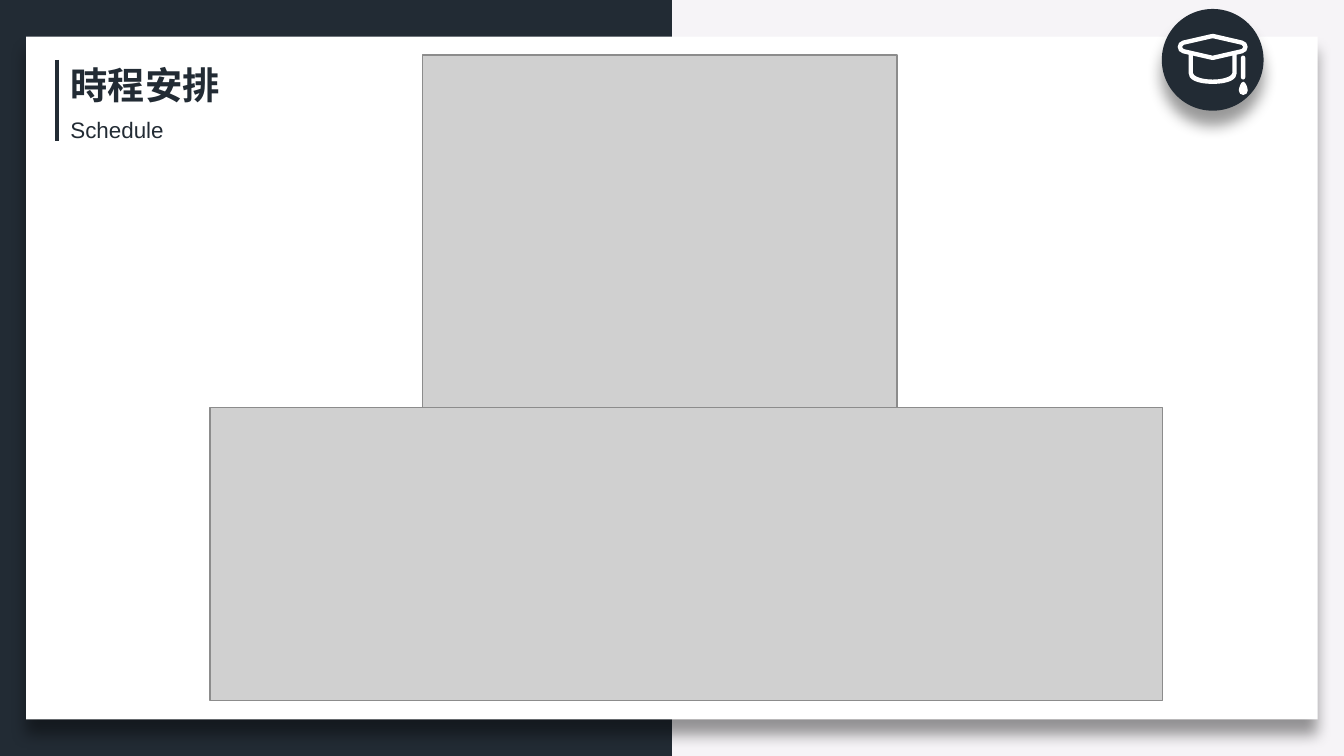
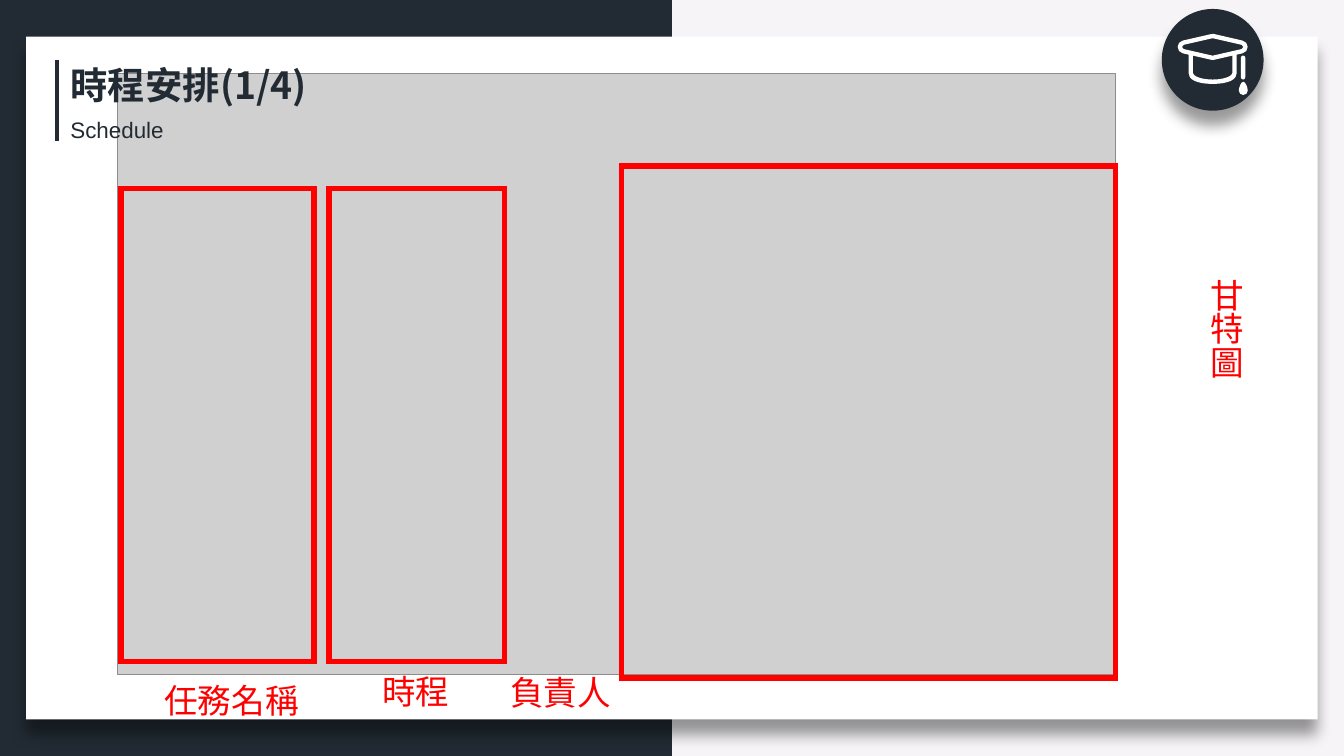
Before and after one commit to Chiang-Jhih-Ciang/108_SM_TEAM1, a slide deck: slide 21 of 0451060_108_SM_TEAM1.pptx (slide 24 before the commit). Drawn at 1344x756 pixels with LibreOffice and Linux fonts; fonts in the diff are those of the drawing; grey boxes stand for pictures. Boxes give left, top, right and bottom in pixels: in the first picture for what was removed or moved away, otherwise in the second. Text is boxed around its words. In the diff, an @@ line names an element or a change of style, - is before the commit and + after.

```diff
--- a/0451060_108_SM_TEAM1.pptx
+++ b/0451060_108_SM_TEAM1.pptx
@@ picture removed at bbox=[423, 55, 898, 407] @@
@@ text at bbox=[70, 61, 306, 109]: text changed @@
-時程安排
+時程安排(1/4)
@@ picture added at bbox=[118, 74, 1116, 675] @@
@@ rectangle added at bbox=[621, 165, 1116, 677], outline #FF0000 3 pt @@
@@ rectangle added at bbox=[121, 188, 313, 661], outline #FF0000 3 pt @@
@@ rectangle added at bbox=[329, 188, 505, 661], outline #FF0000 3 pt @@
@@ text added at bbox=[1210, 280, 1244, 378], 18 pt, text #FF0000 @@
+甘特圖
@@ picture removed at bbox=[210, 407, 1163, 700] @@
@@ text added at bbox=[164, 685, 298, 722], 18 pt, text #FF0000 @@
+任務名稱
@@ text added at bbox=[382, 670, 449, 707], 18 pt, text #FF0000 @@
+時程
@@ text added at bbox=[510, 670, 611, 708], 18 pt, text #FF0000 @@
+負責人
```
Also in this commit, not shown: 5 other slides changed, 5 slides added, 5 slides removed.
